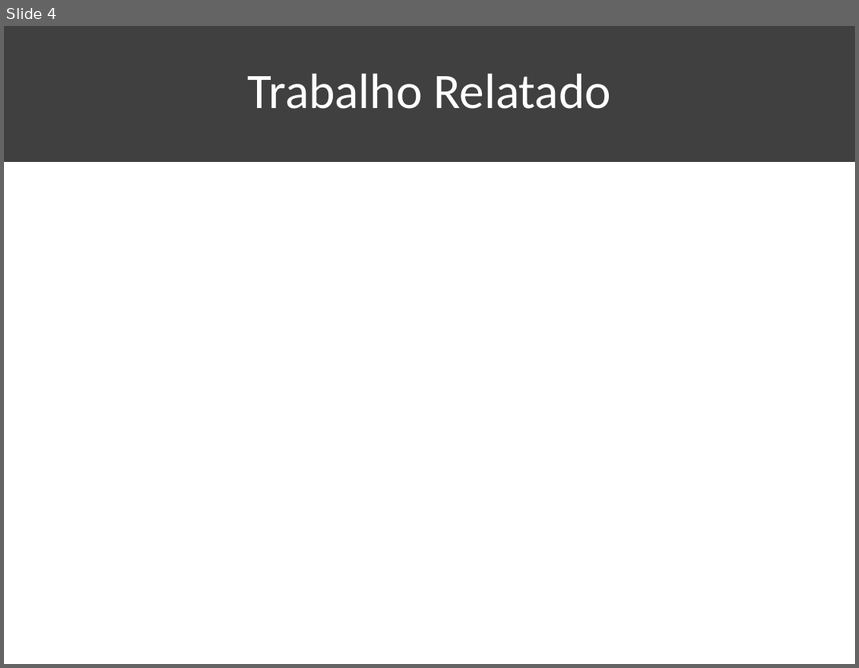
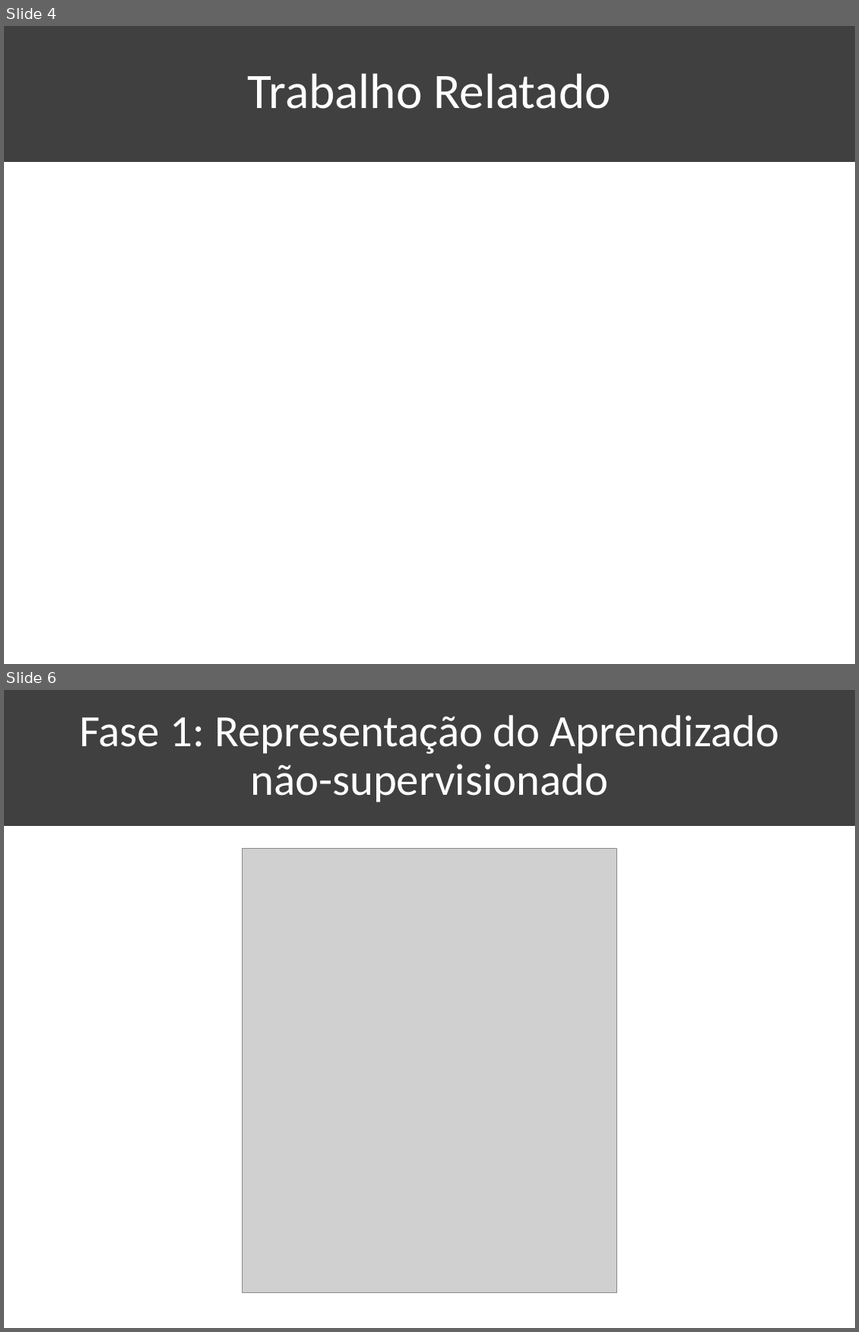
Before and after one commit to KaioAlex/DigitalSecurity, a slide deck: XGBOD-Seminar/XGBOD-Seminar.pptx. Shown one above the other, each under a label of ours: slide 4 before the commit, slides 4 and 6 after it; the slides between them are not shown. The pictures are 859x668 and 859x1332 pixels, drawn with LibreOffice and Linux fonts; fonts in the diff are those of the drawing; grey boxes stand for pictures. Boxes give left, top, right and bottom in pixels: in the first picture for what was removed or moved away, otherwise in the second. Text is boxed around its words. In the diff, an @@ line names an element or a change of style, - is before the commit and + after.

```diff
--- a/XGBOD-Seminar/XGBOD-Seminar.pptx
+++ b/XGBOD-Seminar/XGBOD-Seminar.pptx
@@ slide 6 added at (4, 690, 855, 1328), background #FFFFFF; not listed: 1 template element that a slide beside it also shows @@
@@ title added at (79, 715, 779, 802), 37.8 pt, text #FFFFFF @@
+Fase 1: Representação do Aprendizado não-supervisionado
@@ picture added at (243, 849, 618, 1293) @@
```
Also in this commit, not shown: 2 slides changed, 13 other slides added, 1 slide removed, 20 other files.
